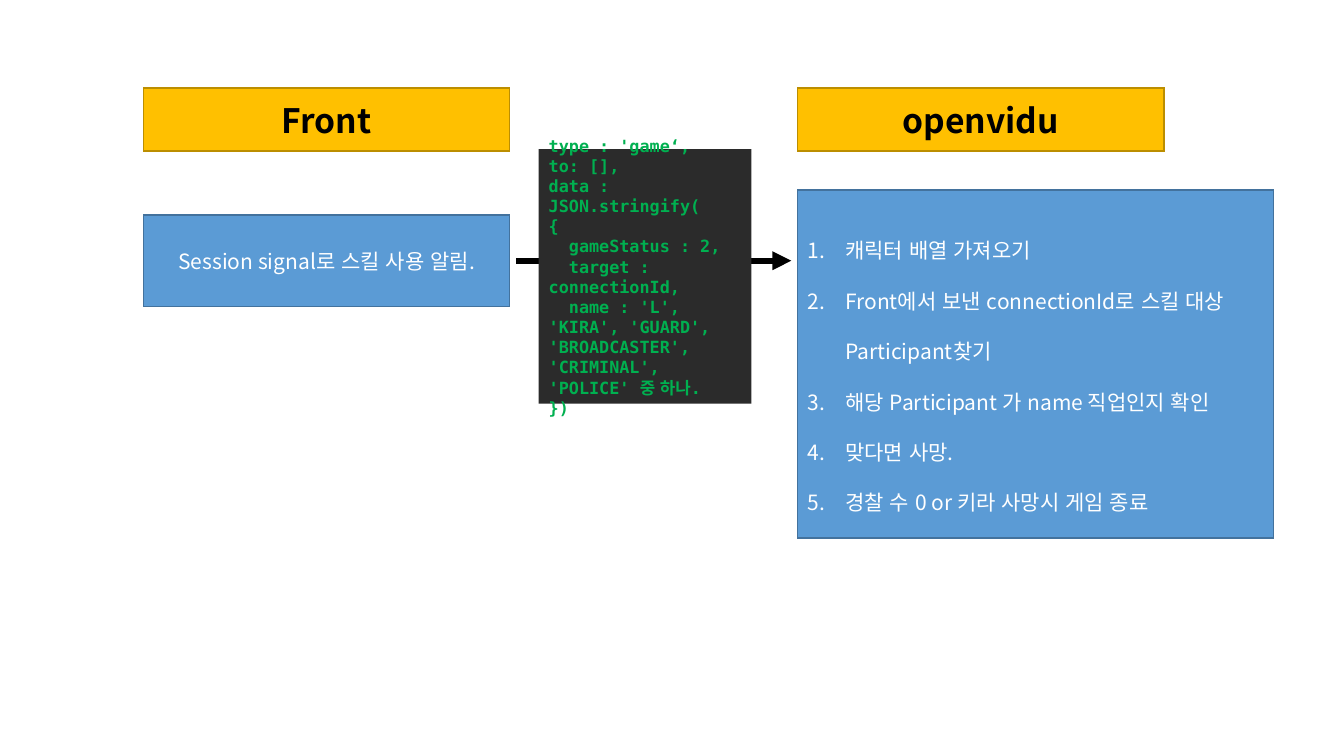
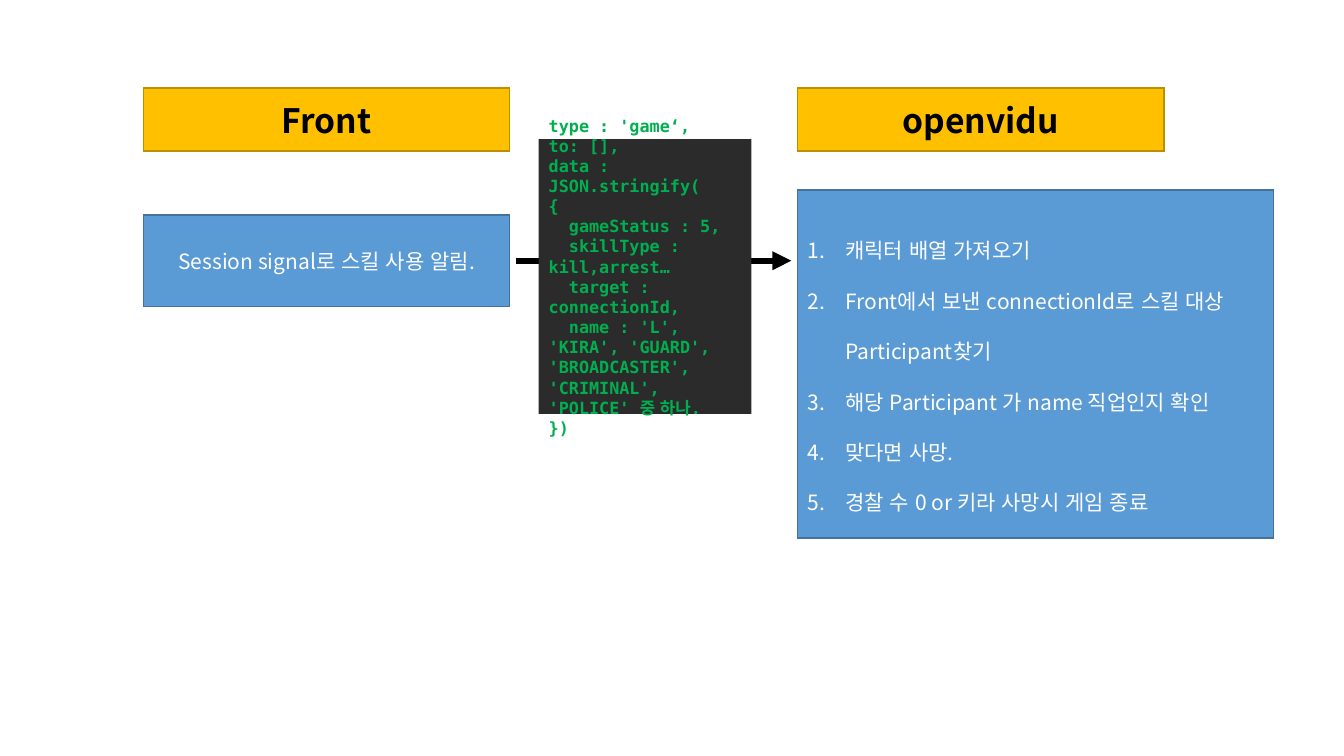
Before and after one commit to John-Kim93/silzick, a slide deck: slide 7 of docs/게임 설계서.pptx. Drawn at 1344x756 pixels with LibreOffice and Linux fonts; fonts in the diff are those of the drawing. Boxes give left, top, right and bottom in pixels: in the first picture for what was removed or moved away, otherwise in the second. Text is boxed around its words. In the diff, an @@ line names an element or a change of style, - is before the commit and + after.

Commit message:
DOCS gameSystem

```diff
--- a/docs/게임 설계서.pptx
+++ b/docs/게임 설계서.pptx
@@ rectangle "type : 'game‘,": place and size @@
-rectangle "type : 'game‘," at (538,149,751,403)
+rectangle "type : 'game‘," at (538,139,751,414)
@@ text in rectangle at (549,140,720,419): text changed @@
-to: [],
-data : JSON.stringify(
-{
-gameStatus : 2,
-target : connectionId,
-name : 'L', 'KIRA', 'GUARD', 'BROADCASTER', 'CRIMINAL', 'POLICE' 중 하나.
-})
+to: [],
+data : JSON.stringify(
+{
+gameStatus : 5,
+skillType : kill,arrest…
+target : connectionId,
+name : 'L', 'KIRA', 'GUARD', 'BROADCASTER', 'CRIMINAL', 'POLICE' 중 하나.
+})
```
Also in this commit, not shown: 4 other slides changed, 2 slides added, 1 slide removed.
